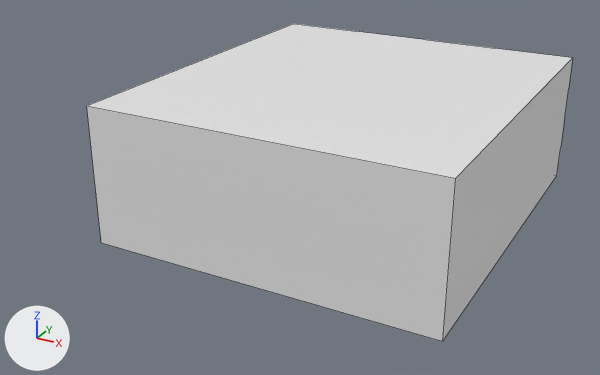
The Blender file Objects/e130n30/e135n34/RJBB-hangar-cargo-apron.blend as it was, and as the next commit left it.
Both versions are drawn from a 50 mm camera at (98.1, -209.4, 107.7) aimed at (-6.7, -18.8, 12.4). Every picture has the same lights, and +X, +Y and +Z are marked at lower left. Mesh edges are drawn as thin lines.

In view in the first picture: 'Hangar'.
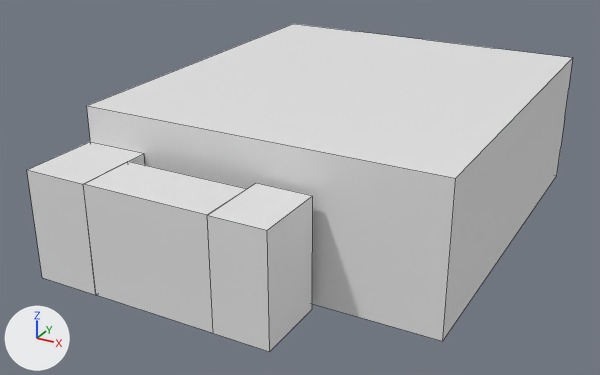
The newer file is also turned or shifted as a whole; pictures and numbers use the older file's frame.

Boxes (x1, y1, x2, y2) around the edits, measured in the pictures (600 x 375 px):
'Back_Hgr', added: after (83, 161, 246, 333)
'Cube', added: after (207, 183, 313, 352)
'Back_Hangar', added: after (27, 142, 145, 295)

What changed in the scene script:
```text
Add me_cube:
    me_cube.from_pydata(...)  # a box spanning x -1.0..1.0, y -1.0..1.0, z -1.0..1.0
Add ob_back_hangar:
    ob_back_hangar = bpy.data.objects.new('Back_Hangar', me_cube)
    ob_back_hangar.location = (-41.1, -66.2, 15.4)
    ob_back_hangar.scale = (9.0, 11.2, 15.0)
Add ob_back_hgr:
    ob_back_hgr = bpy.data.objects.new('Back_Hgr', me_cube.copy())
    ob_back_hgr.location = (-14.6, -69.5, 15.5)
    ob_back_hgr.scale = (17.5, 8.0, 15.0)
Add ob_cube:
    ob_cube = bpy.data.objects.new('Cube', me_cube.copy())
    ob_cube.location = (10.4, -67.5, 15.5)
    ob_cube.scale = (7.5, 10.0, 15.0)
```
